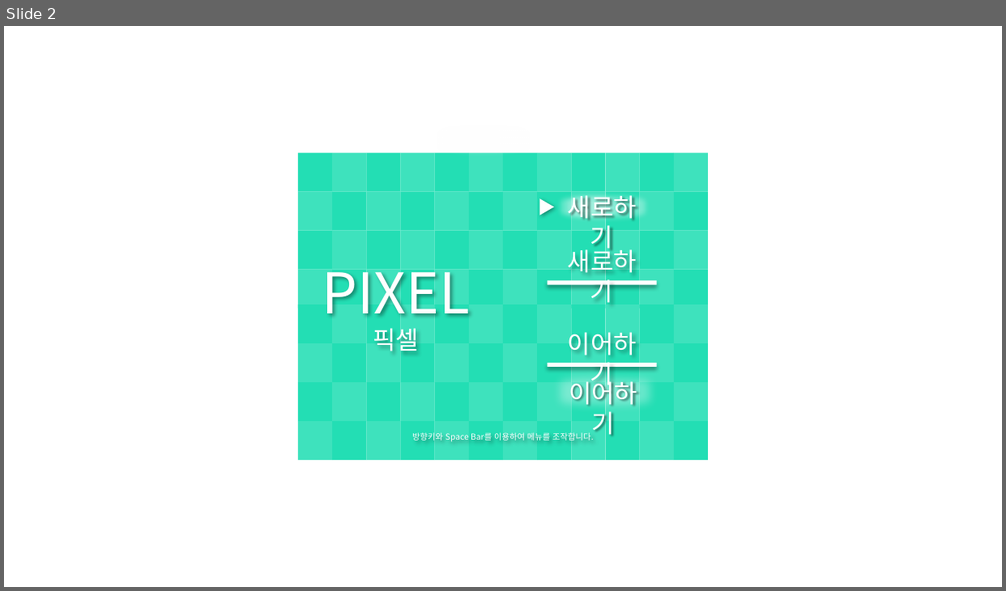
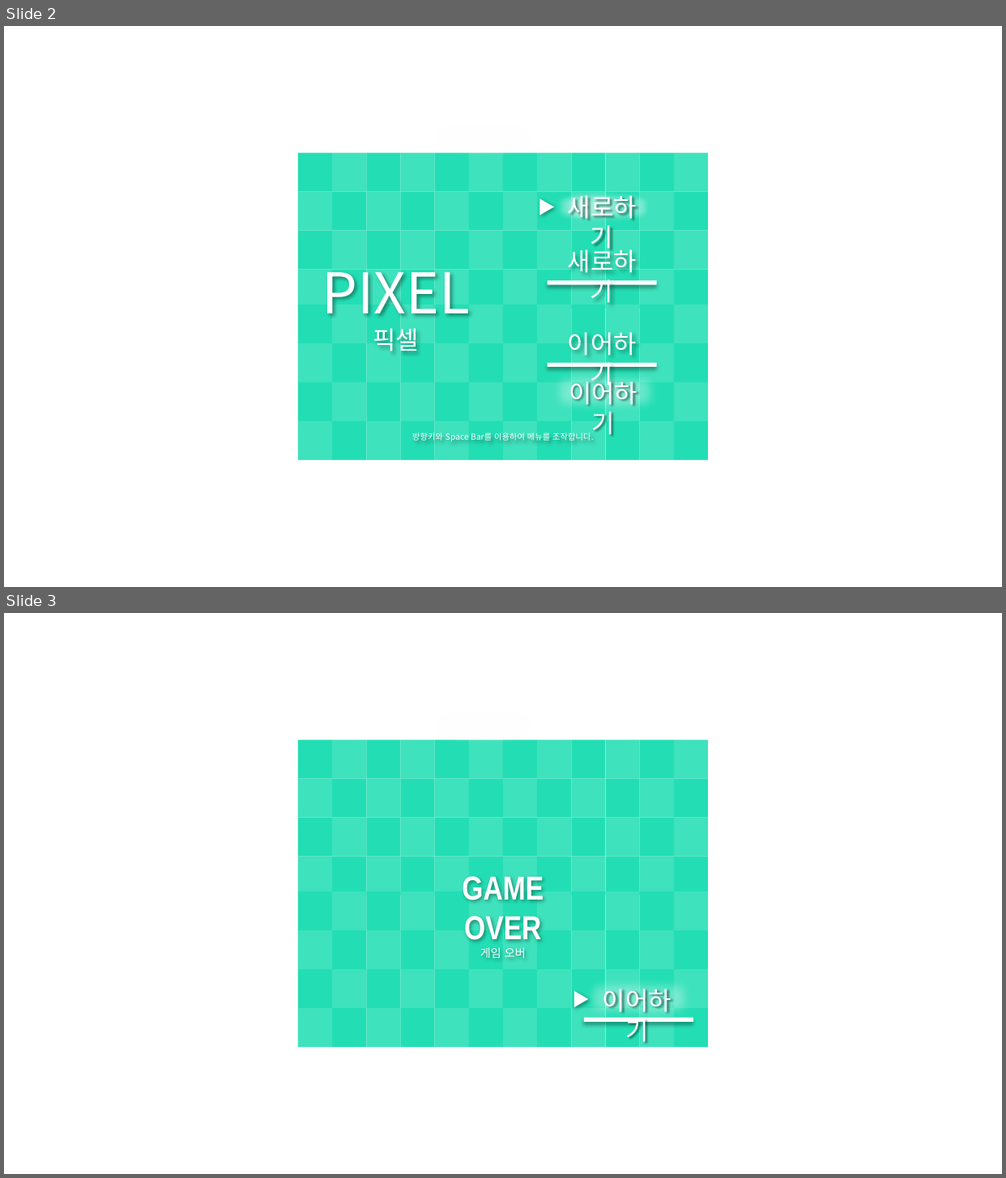
Before and after one commit to mydreamshine/2DGAME-Python, a slide deck: PPT/그래픽 리소스 작업.pptx. Shown one above the other, each under a label of ours: slide 2 before the commit, slides 2 and 3 after it. The pictures are 1006x591 and 1006x1178 pixels, drawn with LibreOffice and Linux fonts; fonts in the diff are those of the drawing. Boxes give left, top, right and bottom in pixels: in the first picture for what was removed or moved away, otherwise in the second. Text is boxed around its words. In the diff, an @@ line names an element or a change of style, - is before the commit and + after.

```diff
--- a/PPT/그래픽 리소스 작업.pptx
+++ b/PPT/그래픽 리소스 작업.pptx
@@ slide 3 added at <box>4,613,1002,1174</box>, background #FFFFFF @@
@@ ellipse added at <box>447,722,520,734</box>, fill #FFFFFF at 10% opacity @@
@@ ellipse added at <box>452,722,493,734</box>, fill #FFFFFF at 10% opacity @@
@@ text added at <box>462,876,543,958</box>, 32 pt, text #FFFFFF, bold @@
+GAME OVER
+게임 오버
@@ triangle added at <box>574,991,588,1008</box>, fill #FFFFFF @@
@@ text added at <box>603,984,671,1046</box>, 24 pt, text #FFFFFF @@
+이어하기
@@ ellipse added at <box>603,995,674,1003</box>, fill #FFFFFF at 3% opacity @@
@@ group added at <box>298,740,709,1047</box>: 96 rectangles @@
@@ rectangle added at <box>584,1018,693,1023</box>, fill #FFFFFF @@
```
Also in this commit, not shown: 1 other slide added, 19 other files.
